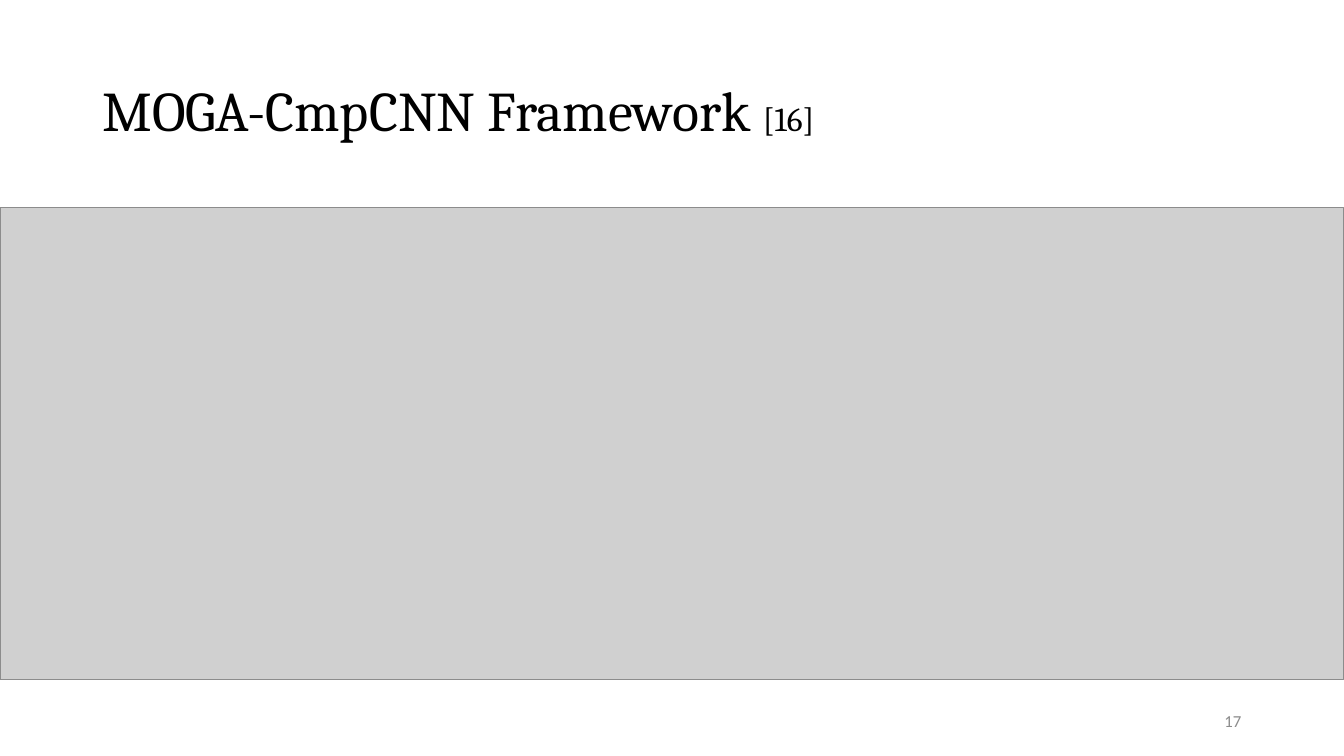
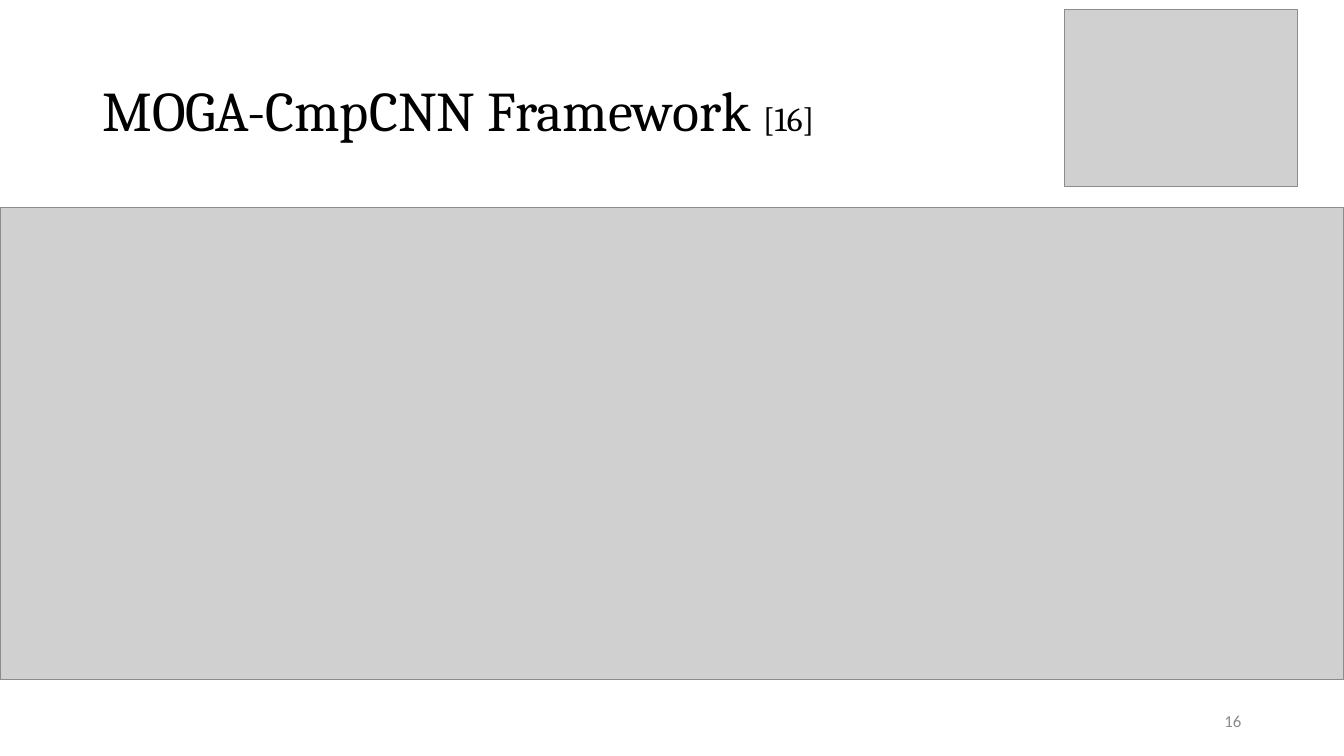
Before and after one commit to Pacific-Feng-Studuies/Studied-Papers, a slide deck: slide 17 of DAC2024/MOGA-CmpCNN/MOGA-CmpCNN A Multi-Objective Genetic Algorithm Intergrated with CmpCNN Model for CMP-Aware Metal Fill.pptx (slide 18 before the commit). Drawn at 1344x756 pixels with LibreOffice and Linux fonts; fonts in the diff are those of the drawing; grey boxes stand for pictures. Boxes give left, top, right and bottom in pixels: in the first picture for what was removed or moved away, otherwise in the second. Text is boxed around its words. In the diff, an @@ line names an element or a change of style, - is before the commit and + after.

```diff
--- a/DAC2024/MOGA-CmpCNN/MOGA-CmpCNN A Multi-Objective Genetic Algorithm Intergrated with CmpCNN Model for CMP-Aware Metal Fill.pptx
+++ b/DAC2024/MOGA-CmpCNN/MOGA-CmpCNN A Multi-Objective Genetic Algorithm Intergrated with CmpCNN Model for CMP-Aware Metal Fill.pptx
@@ picture added at <box>1065,9,1298,187</box> @@
@@ page number at <box>1224,716,1241,727</box>: text changed @@
-17
+16
```
Also in this commit, not shown: 5 other slides changed, 5 slides added, 1 slide removed, 1 other file.
